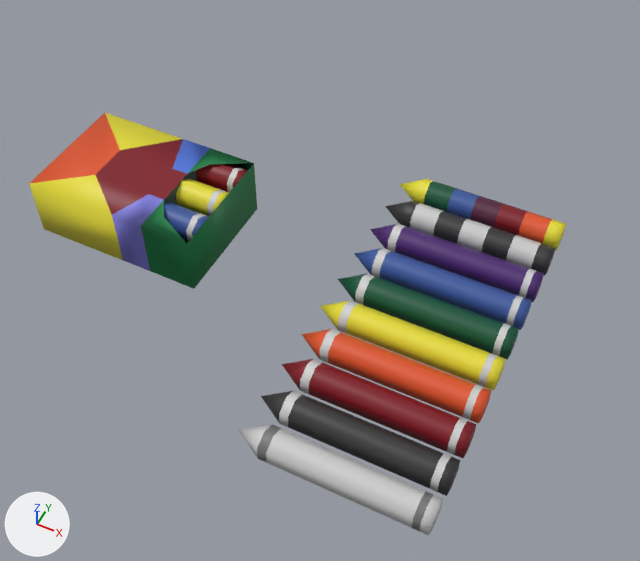
The FBX model Assets/Art/Models/Items/Functional/Generic/crayons.fbx as it was, and as the next commit left it.
One viewpoint serves both versions: a 50 mm camera at (0.277, -1.027, 1.295) aimed at (-0.233, -0.009, 0.021). The lights are fixed; the arrows at lower left show +X, +Y and +Z. Where no turn or scale is listed for an object, it has been applied to the vertices. Vertices at the same position are counted once.

Names of what the first picture shows: 'crayon_black', 'crayon_blue', 'crayon_blue_box', 'crayon_box', 'crayon_clown', 'crayon_green', 'crayon_mime', 'crayon_orange', 'crayon_purple', 'crayon_red', 'crayon_red_box', 'crayon_white', 'crayon_yellow', 'crayon_yellow_box'.
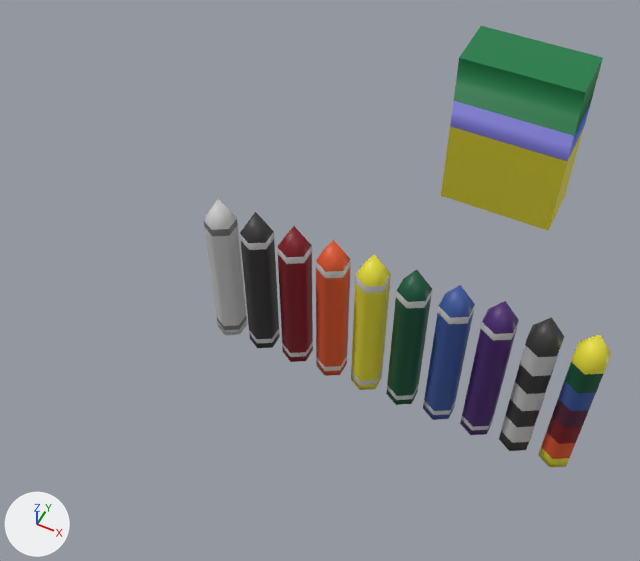
Where the newer file only moved an object's origin or applied its transform, the numbers keep the older frame.

Pixel boxes (x1, y1, x2, y2) of what changed, in the pictures (640 x 561 px):
'crayon_box', reshaped, moved, turned: before (29, 113, 257, 289); after (441, 26, 603, 231)
'crayon_white', reshaped (78% narrower, 22% taller): before (239, 424, 443, 535); after (203, 199, 247, 335)
'crayon_black', reshaped (80% narrower, 29% taller): before (261, 391, 460, 496); after (240, 212, 280, 348)
'crayon_red', reshaped (81% narrower, 37% taller): before (282, 359, 476, 458); after (277, 226, 313, 362)
'crayon_orange', reshaped (81% narrower, 43% taller): before (301, 329, 491, 424); after (316, 240, 351, 376)
'crayon_purple', reshaped (66% narrower, 71% taller): before (370, 224, 544, 302); after (460, 301, 519, 435)
'crayon_yellow', reshaped (78% narrower, 49% taller): before (320, 300, 506, 391); after (351, 254, 391, 390)
'crayon_blue', reshaped (70% narrower, 64% taller): before (354, 248, 532, 330); after (423, 285, 475, 420)
'crayon_mime', reshaped (61% narrower, 78% taller): before (385, 201, 555, 276); after (499, 317, 564, 451)
'crayon_green', reshaped (74% narrower, 56% taller): before (338, 274, 519, 360); after (386, 270, 432, 405)
'crayon_clown', reshaped (56% narrower, 84% taller): before (400, 179, 566, 251); after (538, 334, 611, 467)
'crayon_yellow_box', reshaped (not visible afterwards): before (176, 179, 229, 216)
'crayon_blue_box', reshaped (not visible afterwards): before (164, 202, 209, 241)
'crayon_red_box', reshaped (not visible afterwards): before (196, 164, 248, 192)

What changed in the scene script:
```text
Change me_cylinder_016:
    where me_cylinder_016.from_pydata(...)  # 31 vertices, 31 faces; spans x -0.2..0.15, y -0.026..0.026, z -0.03..0.03
    me_cylinder_016 part 10: the whole mesh is multiplied about its middle by the matrix ((0.0, 1.0, 0.0), (0.0, 0.0, -1.0), (-1.0, 0.0, 0.0)), then moved by (0.157, -0.236, 0.025)
Change me_cylinder_007:
    where me_cylinder_007.from_pydata(...)  # 31 vertices, 31 faces; spans x -0.2..0.15, y -0.026..0.026, z -0.03..0.03
    me_cylinder_007 part 13: the whole mesh is multiplied about its middle by the matrix ((0.0, 1.0, 0.0), (0.0, 0.0, 1.0), (1.0, 0.0, 0.0)), then moved by (0.702, 0.409, 0.024)
Change me_cylinder_003:
    where me_cylinder_003.from_pydata(...)  # 31 vertices, 31 faces; spans x -0.2..0.15, y -0.026..0.026, z -0.03..0.03
    me_cylinder_003 part 11: the whole mesh is multiplied about its middle by the matrix ((0.0, 1.0, 0.0), (0.0, 0.0, -1.0), (-1.0, 0.0, 0.0)), then moved by (0.082, -0.161, 0.025)
Change me_cylinder_019:
    where me_cylinder_019.from_pydata(...)  # 55 vertices, 55 faces; spans x -0.2..0.15, y -0.026..0.026, z -0.03..0.03
    me_cylinder_019 part 5: the whole mesh is multiplied about its middle by the matrix ((0.0, 1.0, 0.0), (0.0, 0.0, -1.0), (-1.0, 0.0, 0.0)), then moved by (0.307, -0.386, 0.025)
Change me_cylinder_013:
    where me_cylinder_013.from_pydata(...)  # 31 vertices, 31 faces; spans x -0.2..0.15, y -0.026..0.026, z -0.03..0.03
    me_cylinder_013 part 8: the whole mesh is multiplied about its middle by the matrix ((0.0, 1.0, 0.0), (0.0, 0.0, -1.0), (-1.0, 0.0, 0.0)), then moved by (-0.143, 0.064, 0.025)
Change me_cylinder_018:
    where me_cylinder_018.from_pydata(...)  # 55 vertices, 55 faces; spans x -0.2..0.15, y -0.026..0.026, z -0.03..0.03
    me_cylinder_018 part 6: the whole mesh is multiplied about its middle by the matrix ((0.0, 1.0, 0.0), (0.0, 0.0, -1.0), (-1.0, 0.0, 0.0)), then moved by (0.232, -0.311, 0.025)
Change me_cylinder:
    where me_cylinder.from_pydata(...)  # 31 vertices, 31 faces; spans x -0.2..0.15, y -0.026..0.026, z -0.03..0.03
    me_cylinder part 7: the whole mesh is multiplied about its middle by the matrix ((0.0, 1.0, 0.0), (0.0, 0.0, -1.0), (-1.0, 0.0, 0.0)), then moved by (-0.368, 0.289, 0.025)
Change me_cylinder_005:
    where me_cylinder_005.from_pydata(...)  # 31 vertices, 31 faces; spans x -0.2..0.15, y -0.026..0.026, z -0.03..0.03
    me_cylinder_005 part 12: the whole mesh is multiplied about its middle by the matrix ((0.0, 1.0, 0.0), (0.0, 0.0, 1.0), (1.0, 0.0, 0.0)), then moved by (0.552, 0.559, 0.024)
Change me_cylinder_009:
    where me_cylinder_009.from_pydata(...)  # 31 vertices, 31 faces; spans x -0.2..0.15, y -0.026..0.026, z -0.03..0.03
    me_cylinder_009 part 2: the whole mesh is multiplied about its middle by the matrix ((0.0, 1.0, 0.0), (0.0, 0.0, -1.0), (-1.0, 0.0, 0.0)), then moved by (-0.293, 0.214, 0.025)
Change me_cylinder_010:
    where me_cylinder_010.from_pydata(...)  # 31 vertices, 31 faces; spans x -0.2..0.15, y -0.026..0.026, z -0.03..0.03
    me_cylinder_010 part 9: the whole mesh is multiplied about its middle by the matrix ((0.0, 1.0, 0.0), (0.0, 0.0, -1.0), (-1.0, 0.0, 0.0)), then moved by (-0.218, 0.139, 0.025)
Change me_cylinder_012:
    where me_cylinder_012.from_pydata(...)  # 31 vertices, 31 faces; spans x -0.2..0.15, y -0.026..0.026, z -0.03..0.03
    me_cylinder_012 part 14: the whole mesh is multiplied about its middle by the matrix ((0.0, 1.0, 0.0), (0.0, 0.0, -1.0), (-1.0, 0.0, 0.0)), then moved by (0.007, -0.086, 0.025)
Change me_cube_001:
    where me_cube_001.from_pydata(...)  # 24 vertices, 23 faces; spans x -0.128..0.235, y -0.126..0.125, z -0.079..0.047
    used by ob_crayon_box; location = (-0.576, 0.002, 0.082); rotation_euler = (0.0, 0.0, -3.142), in degrees (0, 0, -180)
    me_cube_001 part 4: the whole mesh is multiplied about the mesh origin by the matrix ((0.0, -1.0, 0.0), (-1.0, 0.0, 0.0), (0.0, 0.0, -1.0))
Change me_cylinder_006:
    where me_cylinder_006.from_pydata(...)  # 31 vertices, 31 faces; spans x -0.2..0.15, y -0.026..0.026, z -0.03..0.03
    me_cylinder_006 part 3: the whole mesh is multiplied about its middle by the matrix ((0.0, 1.0, 0.0), (0.0, 0.0, 1.0), (1.0, 0.0, 0.0)), then moved by (0.627, 0.484, 0.024)
Change me_cylinder_015:
    where me_cylinder_015.from_pydata(...)  # 31 vertices, 31 faces; spans x -0.2..0.15, y -0.026..0.026, z -0.03..0.03
    me_cylinder_015 part 1: the whole mesh is multiplied about its middle by the matrix ((0.0, 1.0, 0.0), (0.0, 0.0, -1.0), (-1.0, 0.0, 0.0)), then moved by (-0.068, -0.011, 0.025)
Change ob_crayon_box:
    ob_crayon_box.location: (-0.576, 0.002, 0.082) -> (-0.016, 0.49, 0.169)
    ob_crayon_box.rotation_euler: (0.0, 0.0, -3.142) -> (1.571, 0.0, 0.0)  # degrees (0, 0, -180) -> degrees (90, 0, 0)
```
